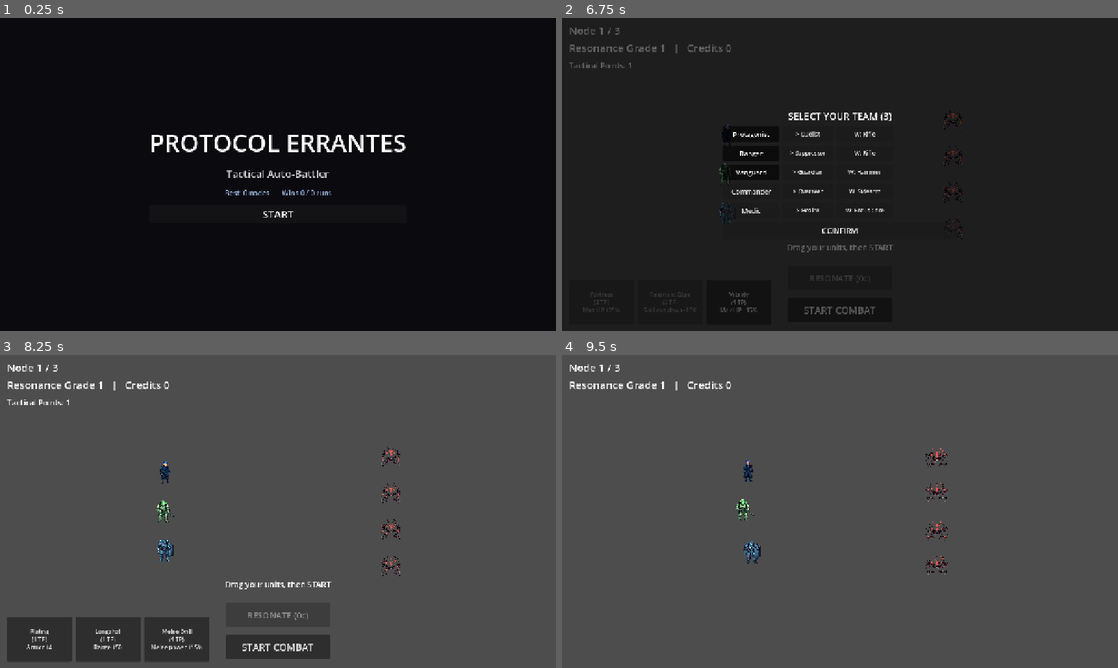
Above: before the commit, frames 1-4 (two rows, left to right).
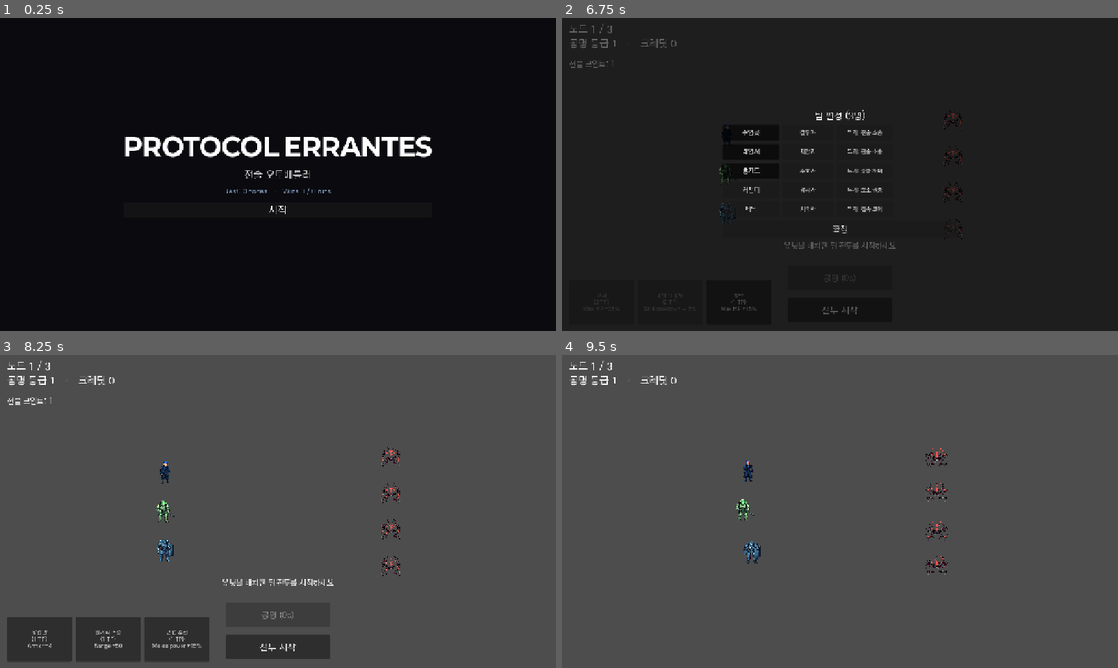
Above: after the commit, the same moments.

Repository: Hwari2929/PROTOCOL-ERRANTEs
Game: Godot game, scene res://scenes/main.tscn
Two runs of this game, one before a commit and one after it. Both use one fixed random seed, a clock stepped at 60 frames per second and the inputs below.
Inputs (mouse positions are in pixels of both pictures, inside the frame that each line leads up to):
- Up to frame 1 (0.25 s): no input
- Up to frame 2 (6.75 s): click (751, 133) at 0.5 s, where only the run before the commit has a clickable "Protagonist"; click (751, 133) at 1.25 s, where only the run after the commit has a clickable "주인공"; click (751, 152) at 2 s, where only the run before the commit has a clickable "Ranger"; click (751, 152) at 2.75 s, where only the run after the commit has a clickable "레인저"; click (751, 171) at 3.5 s, where only the run before the commit has a clickable "Vanguard"; click (751, 171) at 4.25 s, where only the run after the commit has a clickable "뱅가드"; click (751, 190) at 5 s, where only the run before the commit has a clickable "Commander"; click (751, 190) at 5.75 s, where only the run after the commit has a clickable "커맨더"; click (751, 212) at 6.5 s, where only the run before the commit has a clickable "Medic"
- Up to frame 3 (8.25 s): click (189, 545) at 7.25 s, where only the run after the commit has a clickable "메딕"; click "CONFIRM" (after the commit: "확정") at 8 s
- Up to frame 4 (9.5 s): click "START COMBAT" (after the commit: "전투 시작") at 8.75 s

The runs differ from the first frame. In frame 1, 2.9% of the frame differs, in the area x 22-78%, y 37-64%; in frame 2, 2.5%; in frame 3, 1.7%; in frame 4, 0.6%.

Commit message:
feat(i18n): Korean fonts (KoPub Dotum + Paperlogy) + full Korean UI [opus]
- bundle KoPub Dotum/Batang (L/M/B) + Paperlogy Bold/ExtraBold/Black (from upstream repos)
- main_theme.tres default font = KoPub Dotum Medium; project gui/theme/custom
- title uses Paperlogy ExtraBold; all UI strings -> Korean (HUD/title/prep/team-select/cards)
- team_select/card_bar show Korean labels from data; ClassData/ItemData label helpers
- verified: Hangul renders; compile/smoke clean

Co-Authored-By: Claude Opus 4.8 <noreply@anthropic.com>

Diff:
--- /dev/null
+++ b/assets/theme/main_theme.tres
@@ -0,0 +1,7 @@
+[gd_resource type="Theme" load_steps=2 format=3]
+
+[ext_resource type="FontFile" path="res://assets/fonts/KoPubDotum-Medium.ttf" id="1_font"]
+
+[resource]
+default_font = ExtResource("1_font")
+default_font_size = 18
--- a/project.godot
+++ b/project.godot
@@ -21,6 +21,10 @@
 window/size/viewport_height=720
 window/stretch/mode="canvas_items"
 
+[gui]
+
+theme/custom="res://assets/theme/main_theme.tres"
+
 [rendering]
 
 renderer/rendering_method="gl_compatibility"
--- a/scripts/battle/class_data.gd
+++ b/scripts/battle/class_data.gd
@@ -122,6 +122,15 @@
 	return CLASSES.has(class_id)
 
 
+static func class_label(class_id: String) -> String:
+	return String(CLASSES.get(class_id, {}).get("label", class_id))
+
+
+static func subclass_label(class_id: String, sub_id: String) -> String:
+	var subs: Dictionary = CLASSES.get(class_id, {}).get("subclasses", {})
+	return String(subs.get(sub_id, {}).get("label", sub_id))
+
+
 ## First subclass id for a class (default selection).
 static func default_subclass(class_id: String) -> String:
 	var c: Dictionary = CLASSES.get(class_id, {})
--- a/scripts/battle/item_data.gd
+++ b/scripts/battle/item_data.gd
@@ -38,3 +38,7 @@
 
 static func default_for(class_id: String) -> String:
 	return String(DEFAULT.get(class_id, "sidearm"))
+
+
+static func weapon_label(id: String) -> String:
+	return String(WEAPONS.get(id, {}).get("label", id))
--- a/scripts/ui/battle_hud.gd
+++ b/scripts/ui/battle_hud.gd
@@ -24,7 +24,7 @@
 	add_child(_banner)
 
 	_retry = Button.new()
-	_retry.text = "RETRY"
+	_retry.text = "다시 시작"
 	_retry.add_theme_font_size_override("font_size", 24)
 	_retry.position = Vector2(560.0, 370.0)
 	_retry.custom_minimum_size = Vector2(160.0, 52.0)
@@ -60,7 +60,7 @@
 
 
 func _on_session_ended(victory: bool) -> void:
-	_banner.text = "VICTORY" if victory else "DEFEAT"
+	_banner.text = "승리" if victory else "패배"
 	_banner.modulate = Color(0.6, 1.0, 0.6) if victory else Color(1.0, 0.5, 0.5)
 	_banner.visible = true
 	_retry.visible = true
@@ -80,7 +80,7 @@
 			node_i = sess.current_node()
 		if sess.has_method("node_count"):
 			node_n = sess.node_count()
-	_progress.text = "Node %d / %d" % [node_i, node_n]
+	_progress.text = "노드 %d / %d" % [node_i, node_n]
 
 	var grade: int = 1
 	var credits: int = 0
@@ -89,4 +89,4 @@
 		if reso.has_method("current_grade"):
 			grade = reso.current_grade()
 		credits = int(reso.get("credits"))
-	_grade.text = "Resonance Grade %d   |   Credits %d" % [grade, credits]
+	_grade.text = "공명 등급 %d   ·   크레딧 %d" % [grade, credits]
--- a/scripts/ui/card_bar.gd
+++ b/scripts/ui/card_bar.gd
@@ -53,7 +53,7 @@
 func _refresh() -> void:
 	if _deck == null:
 		return
-	_tp_label.text = "Tactical Points: %d" % int(_deck.get_tp())
+	_tp_label.text = "전술 포인트: %d" % int(_deck.get_tp())
 	for c in _hbox.get_children():
 		c.queue_free()
 	var hand: Array = _deck.get_hand()
@@ -64,7 +64,7 @@
 		b.custom_minimum_size = Vector2(150.0, 96.0)
 		b.add_theme_font_size_override("font_size", 13)
 		b.autowrap_mode = TextServer.AUTOWRAP_WORD_SMART
-		b.text = "%s\n(%d TP)\n%s" % [String(card.get("id", "")).capitalize(), cost, String(card.get("desc", ""))]
+		b.text = "%s\n(%d TP)\n%s" % [String(card.get("label", card.get("id", ""))), cost, String(card.get("desc", ""))]
 		b.disabled = int(_deck.get_tp()) < cost
 		var idx: int = i
 		b.pressed.connect(func() -> void: _deck.play_card(idx))
--- a/scripts/ui/prep_panel.gd
+++ b/scripts/ui/prep_panel.gd
@@ -10,7 +10,7 @@
 	mouse_filter = Control.MOUSE_FILTER_IGNORE  # let drag input reach units
 
 	_btn = Button.new()
-	_btn.text = "START COMBAT"
+	_btn.text = "전투 시작"
 	_btn.add_theme_font_size_override("font_size", 22)
 	# Small button, bottom-centre (does NOT cover the deploy zone).
 	_btn.anchor_left = 0.5
@@ -24,7 +24,7 @@
 	add_child(_btn)
 
 	_label = Label.new()
-	_label.text = "Drag your units, then START"
+	_label.text = "유닛을 배치한 뒤 전투를 시작하세요"
 	_label.add_theme_font_size_override("font_size", 18)
 	_label.horizontal_alignment = HORIZONTAL_ALIGNMENT_CENTER
 	_label.anchor_left = 0.5
@@ -101,7 +101,7 @@
 	var c: int = 0
 	if reso != null:
 		c = int(reso.get("credits"))
-	_resonate.text = "RESONATE (%dc)" % c
+	_resonate.text = "공명 (%dc)" % c
 	_resonate.disabled = c <= 0
 
 
--- a/scripts/ui/team_select.gd
+++ b/scripts/ui/team_select.gd
@@ -47,7 +47,7 @@
 	add_child(_vbox)
 
 	var title: Label = Label.new()
-	title.text = "SELECT YOUR TEAM (3)"
+	title.text = "팀 편성 (3명)"
 	title.horizontal_alignment = HORIZONTAL_ALIGNMENT_CENTER
 	title.add_theme_font_size_override("font_size", 22)
 	_vbox.add_child(title)
@@ -60,7 +60,7 @@
 		_vbox.add_child(row)
 
 		var cbtn: Button = Button.new()
-		cbtn.text = class_id.capitalize()
+		cbtn.text = ClassData.class_label(class_id)
 		cbtn.toggle_mode = true
 		cbtn.custom_minimum_size = Vector2(130.0, 36.0)
 		cbtn.add_theme_font_size_override("font_size", 15)
@@ -85,7 +85,7 @@
 		_update_weapon_button(class_id)
 
 	_confirm_button = Button.new()
-	_confirm_button.text = "CONFIRM"
+	_confirm_button.text = "확정"
 	_confirm_button.disabled = true
 	_confirm_button.custom_minimum_size = Vector2(0.0, 40.0)
 	_confirm_button.add_theme_font_size_override("font_size", 18)
@@ -123,7 +123,7 @@
 	if sbtn == null:
 		return
 	var sub_id: String = String(_subclass_choice.get(class_id, ""))
-	sbtn.text = "> " + sub_id.capitalize()
+	sbtn.text = ClassData.subclass_label(class_id, sub_id)
 
 
 func _on_weapon_cycle(class_id: String) -> void:
@@ -141,7 +141,7 @@
 	var wbtn: Button = _weapon_buttons.get(class_id)
 	if wbtn == null:
 		return
-	wbtn.text = "W: " + String(_weapon_choice.get(class_id, "")).capitalize()
+	wbtn.text = "무기: " + ItemData.weapon_label(String(_weapon_choice.get(class_id, "")))
 
 
 func selected_weapons() -> Dictionary:
--- a/scripts/ui/title_overlay.gd
+++ b/scripts/ui/title_overlay.gd
@@ -32,13 +32,16 @@
 	_title_label = Label.new()
 	_title_label.text = "PROTOCOL ERRANTES"
 	_title_label.horizontal_alignment = HORIZONTAL_ALIGNMENT_CENTER
-	_title_label.add_theme_font_size_override("font_size", 56)
+	var emphasis: FontFile = load("res://assets/fonts/Paperlogy-8ExtraBold.ttf")
+	if emphasis != null:
+		_title_label.add_theme_font_override("font", emphasis)
+	_title_label.add_theme_font_size_override("font_size", 60)
 	_title_label.add_theme_color_override("font_color", Color.WHITE)
 	_vbox.add_child(_title_label)
 
 	# Subtitle Label
 	_subtitle_label = Label.new()
-	_subtitle_label.text = "Tactical Auto-Battler"
+	_subtitle_label.text = "전술 오토배틀러"
 	_subtitle_label.horizontal_alignment = HORIZONTAL_ALIGNMENT_CENTER
 	_subtitle_label.add_theme_font_size_override("font_size", 24)
 	_subtitle_label.add_theme_color_override("font_color", Color(0.8, 0.8, 0.8))
@@ -55,7 +58,7 @@
 
 	# Start Button
 	_start_button = Button.new()
-	_start_button.text = "START"
+	_start_button.text = "시작"
 	_start_button.add_theme_font_size_override("font_size", 24)
 	_start_button.add_theme_color_override("font_color", Color.WHITE)
 	_start_button.pressed.connect(dismiss)
Not shown, added: assets/fonts/KoPubBatang-Bold.ttf.import
Not shown, added: assets/fonts/KoPubBatang-Light.ttf.import
Not shown, added: assets/fonts/KoPubBatang-Medium.ttf.import
Binary file added: assets/fonts/KoPubDotum-Bold.ttf
Not shown, added: assets/fonts/KoPubDotum-Bold.ttf.import
Binary file added: assets/fonts/KoPubDotum-Light.ttf
Not shown, added: assets/fonts/KoPubDotum-Light.ttf.import
Binary file added: assets/fonts/KoPubDotum-Medium.ttf
Not shown, added: assets/fonts/KoPubDotum-Medium.ttf.import
Binary file added: assets/fonts/Paperlogy-7Bold.ttf
Not shown, added: assets/fonts/Paperlogy-7Bold.ttf.import
Binary file added: assets/fonts/Paperlogy-8ExtraBold.ttf
(and 7 more such lines)
